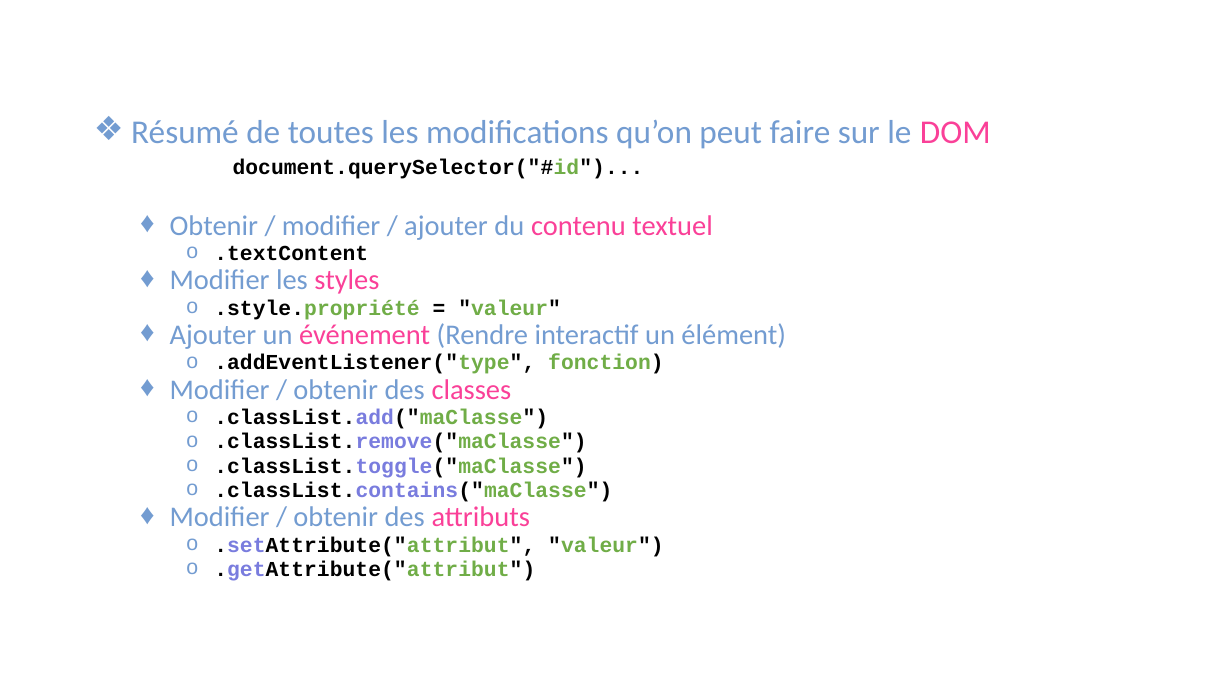
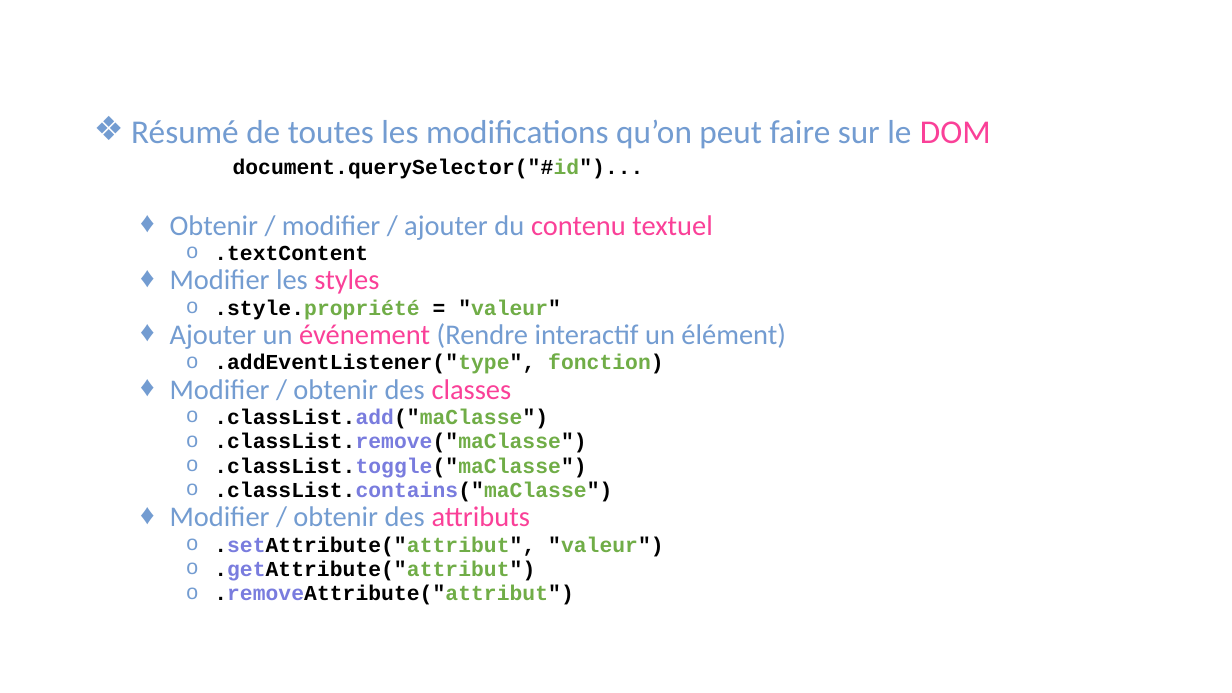
Before and after one commit to mathieudupont/A22-905, a slide deck: slide 14 of semaine_07/420905_semaine7.pptx. Drawn at 1232x693 pixels with LibreOffice and Linux fonts; fonts in the diff are those of the drawing; background and template pictures are left out. Boxes give left, top, right and bottom in pixels: in the first picture for what was removed or moved away, otherwise in the second. Text is boxed around its words. In the diff, an @@ line names an element or a change of style, - is before the commit and + after.

```diff
--- a/semaine_07/420905_semaine7.pptx
+++ b/semaine_07/420905_semaine7.pptx
@@ text at <box>214,585,574,605</box>: paragraph added @@
+    o .removeAttribute("attribut")
```
Also in this commit, not shown: 1 other slide changed, 1 other file.
